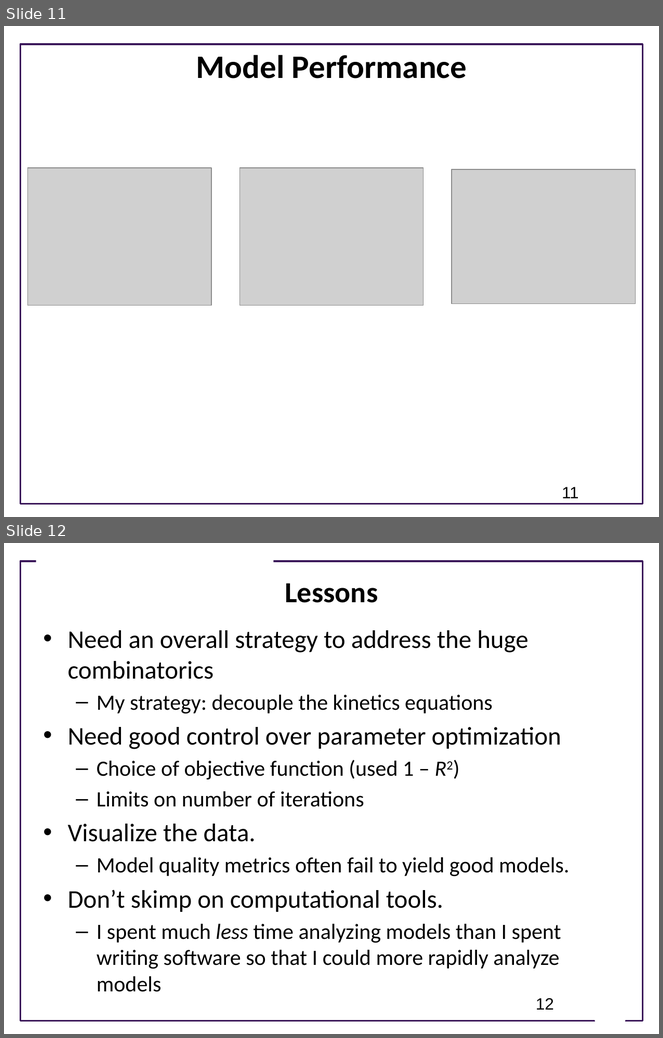
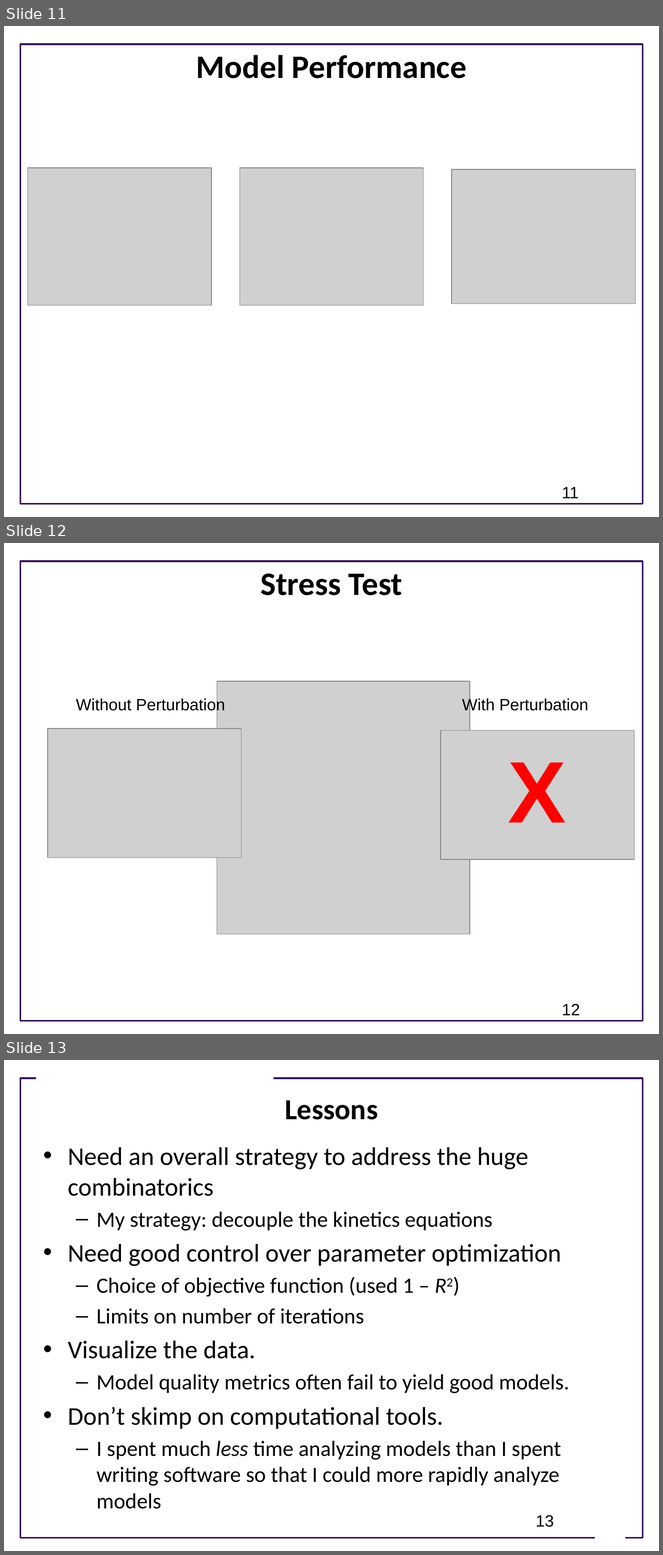
Before and after one commit to ModelEngineering/advancing-biomedical-models, a slide deck: ModelingGame/Summary of Approach to Modeling Game.pptx. Shown one above the other, each under a label of ours: slides 11 and 12 before the commit, slides 11, 12 and 13 after it. The pictures are 663x1038 and 663x1555 pixels, drawn with LibreOffice and Linux fonts; fonts in the diff are those of the drawing; grey boxes stand for pictures; background and template pictures are left out. Boxes give left, top, right and bottom in pixels: in the first picture for what was removed or moved away, otherwise in the second. Text is boxed around its words. In the diff, an @@ line names an element or a change of style, - is before the commit and + after.

```diff
--- a/ModelingGame/Summary of Approach to Modeling Game.pptx
+++ b/ModelingGame/Summary of Approach to Modeling Game.pptx
@@ slide 12 added at (4, 543, 659, 1034), background #FFFFFF; not listed: 1 template element that a slide beside it also shows @@
@@ title added at (260, 573, 403, 596), 36 pt, text #000000, bold @@
+Stress Test
@@ picture added at (217, 681, 470, 934) @@
@@ text added at (76, 697, 226, 714), 18 pt, text #000000 @@
+Without Perturbation
@@ text added at (462, 697, 588, 714), 18 pt, text #000000 @@
+With Perturbation
@@ picture added at (48, 729, 242, 858) @@
@@ picture added at (441, 730, 635, 860) @@
@@ text added at (508, 762, 567, 823), 96 pt, text #FF0000, bold @@
+X
@@ page number added at (562, 1004, 580, 1016), 18 pt, text #000000 @@
+12
@@ what was slide 12 is now slide 13 @@
@@ page number at (536, 1516, 554, 1527): text changed @@
-12
+13
```
Also in this commit, not shown: 3 slides changed.
